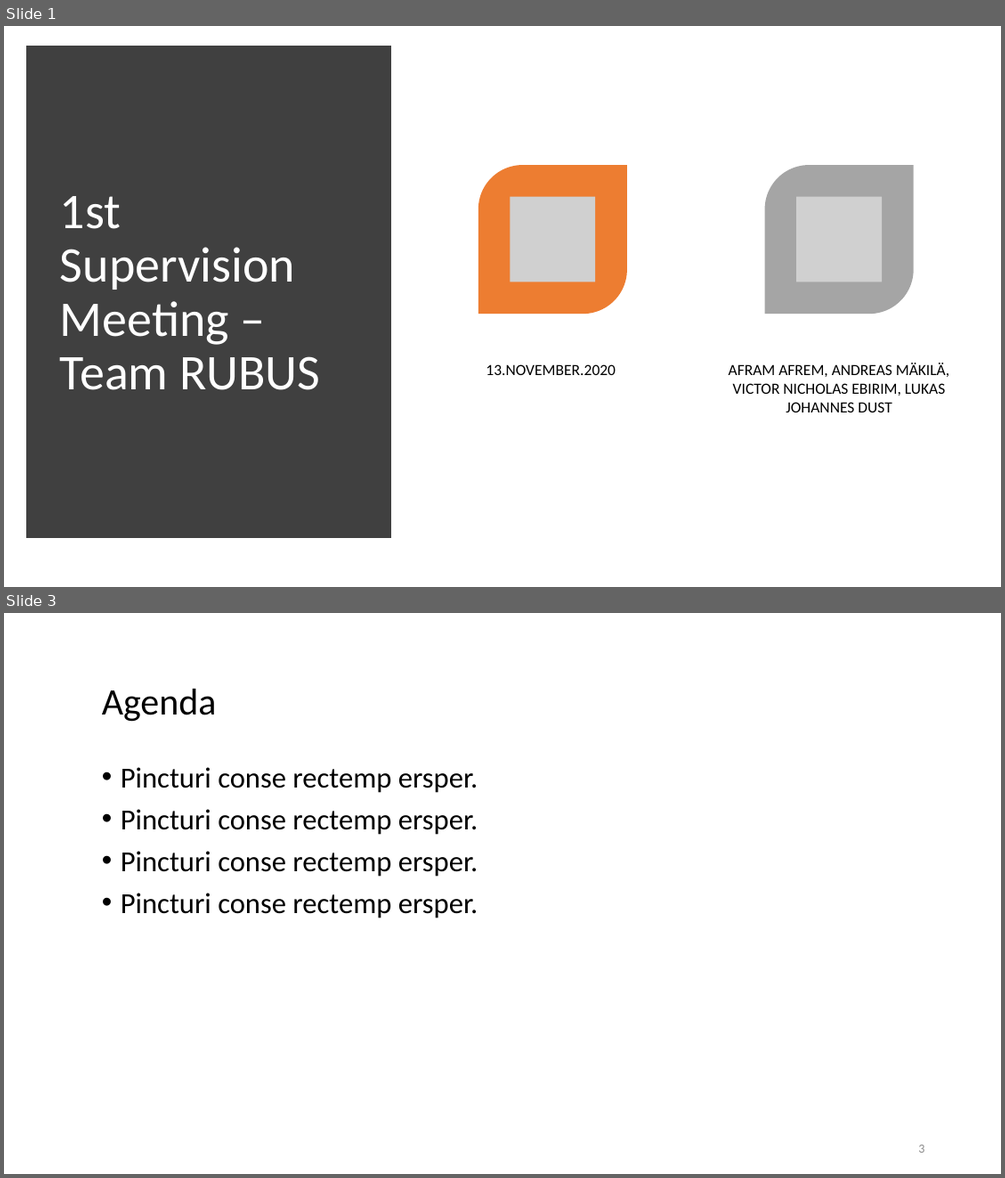
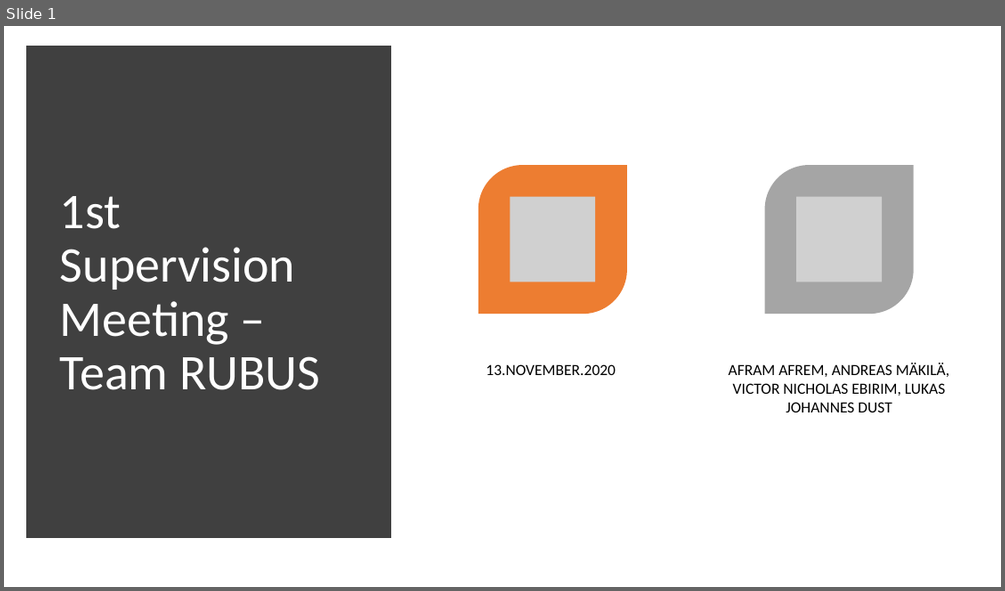
Before and after one commit to AymenNouidha/Rosa, a slide deck: 04_Presentations/01_Supervision_Meetings/01_Supervision_Meeting.pptx. Shown one above the other, each under a label of ours: slides 1 and 3 before the commit, slide 1 after it; the slides between them are not shown. The pictures are 1005x1178 and 1005x591 pixels, drawn with LibreOffice and Linux fonts; fonts in the diff are those of the drawing; grey boxes stand for pictures; background and template pictures are left out. Boxes give left, top, right and bottom in pixels: in the first picture for what was removed or moved away, otherwise in the second. Text is boxed around its words. In the diff, an @@ line names an element or a change of style, - is before the commit and + after.

```diff
--- a/04_Presentations/01_Supervision_Meetings/01_Supervision_Meeting.pptx
+++ b/04_Presentations/01_Supervision_Meetings/01_Supervision_Meeting.pptx
@@ slide 3 removed at box(4, 613, 1001, 1174), background #FFFFFF @@
@@ title removed at box(102, 689, 217, 722) @@
-Agenda
@@ text removed at box(121, 767, 477, 918) @@
-• Pincturi conse rectemp ersper.
-• Pincturi conse rectemp ersper.
-• Pincturi conse rectemp ersper.
-• Pincturi conse rectemp ersper.
@@ page number removed at box(918, 1144, 924, 1152) @@
-3
```
Also in this commit, not shown: 1 slide changed, 6 slides added, 9 other files.
